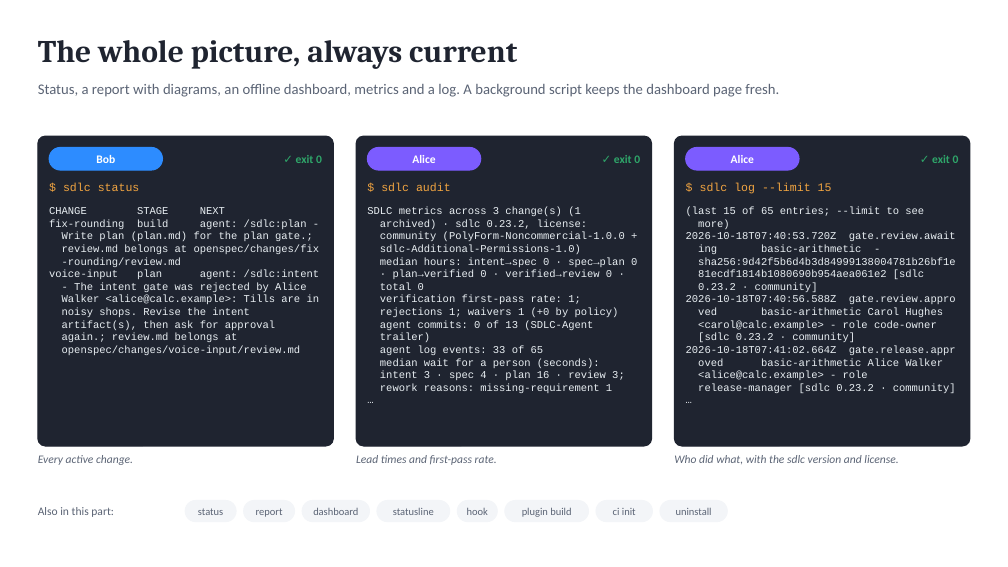
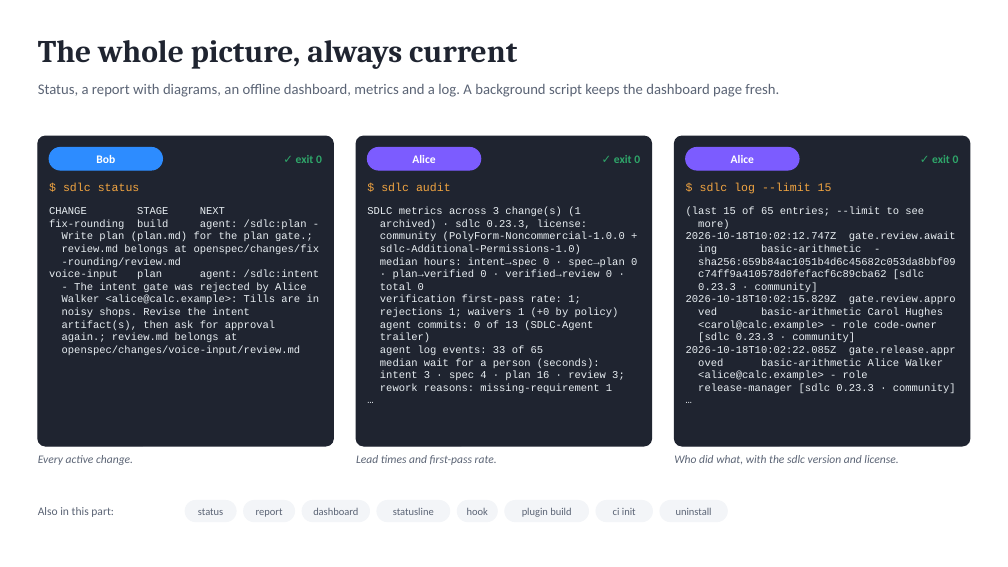
Before and after one commit to marin-ai-tech/sdlc, a slide deck: slide 18 of docs/demo/sdlc-calculator-demo.en.pptx. Drawn at 1008x567 pixels with LibreOffice and Linux fonts; fonts in the diff are those of the drawing. Boxes give left, top, right and bottom in pixels: in the first picture for what was removed or moved away, otherwise in the second. Text is boxed around its words. In the diff, an @@ line names an element or a change of style, - is before the commit and + after.

```diff
--- a/docs/demo/sdlc-calculator-demo.en.pptx
+++ b/docs/demo/sdlc-calculator-demo.en.pptx
@@ text at (686, 232, 956, 241): text changed @@
-2026-10-18T07:40:53.720Z gate.review.await
+2026-10-18T10:02:12.747Z gate.review.await
@@ text at (686, 257, 956, 304): text changed @@
-sha256:9d42f5b6d4b3d84999138004781b26bf1e
-81ecdf1814b1080690b954aea061e2 [sdlc
-0.23.2 · community]
-2026-10-18T07:40:56.588Z gate.review.appro
+sha256:659b84ac1051b4d6c45682c053da8bbf09
+c74ff9a410578d0fefacf6c89cba62 [sdlc
+0.23.3 · community]
+2026-10-18T10:02:15.829Z gate.review.appro
@@ text at (686, 333, 956, 355): text changed @@
-[sdlc 0.23.2 · community]
-2026-10-18T07:41:02.664Z gate.release.appr
+[sdlc 0.23.3 · community]
+2026-10-18T10:02:22.085Z gate.release.appr
```
Also in this commit, not shown: 4 other slides changed, 39 other files.
